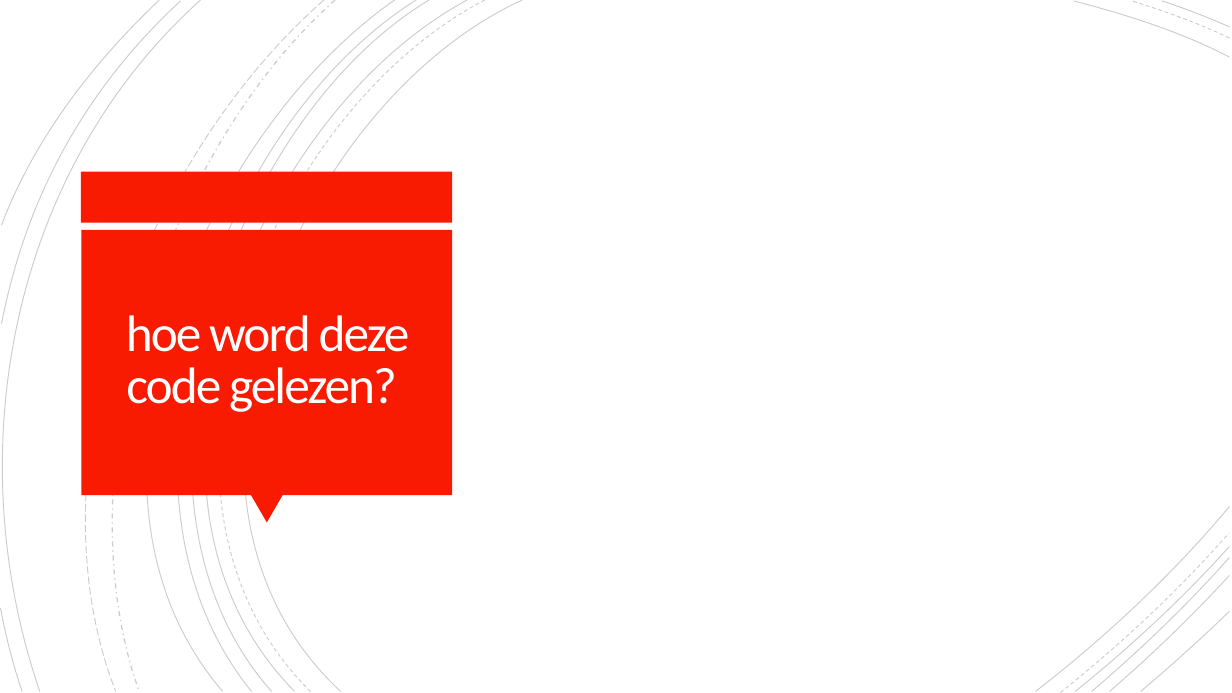
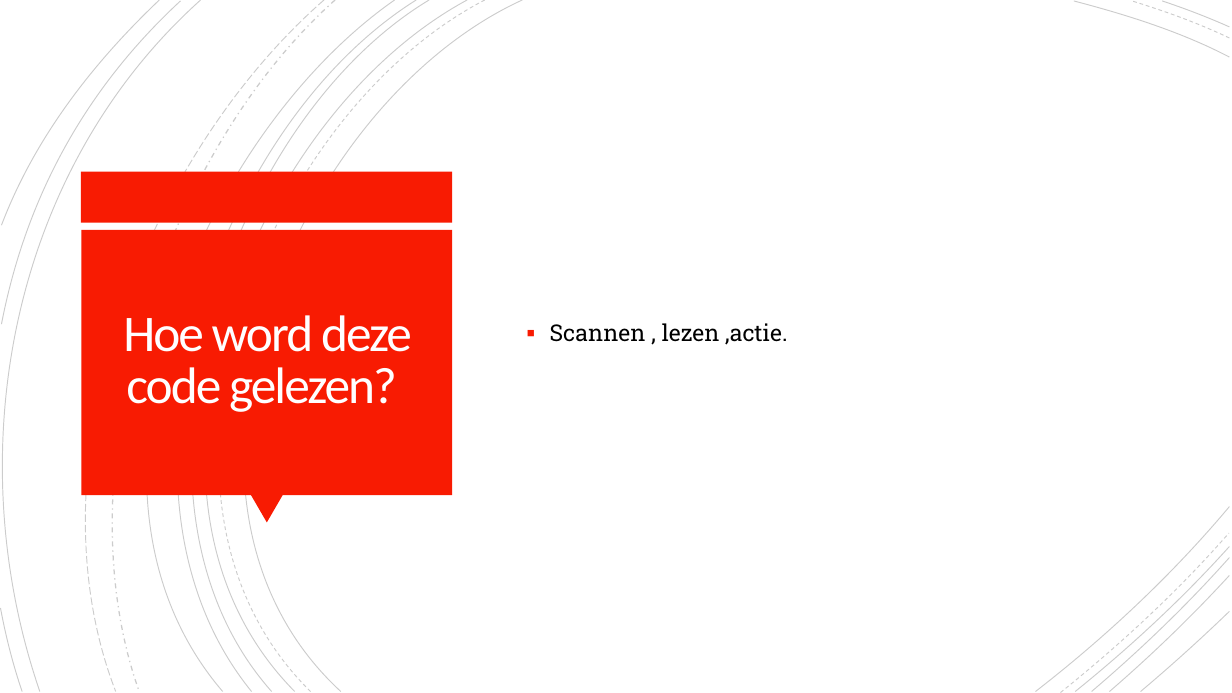
Before and after one commit to TomMertensPXL/Presentatie-IT-commSkills, a slide deck: slide 4 of Presentatie QR-code.pptx. Drawn at 1232x693 pixels with LibreOffice and Linux fonts; fonts in the diff are those of the drawing. Boxes give left, top, right and bottom in pixels: in the first picture for what was removed or moved away, otherwise in the second. Text is boxed around its words. In the diff, an @@ line names an element or a change of style, - is before the commit and + after.

```diff
--- a/Presentatie QR-code.pptx
+++ b/Presentatie QR-code.pptx
@@ title at box(123, 315, 412, 412): text changed @@
-hoe word deze code gelezen?
+Hoe word deze code gelezen?
@@ text added at box(550, 323, 787, 345), 18 pt, text #000000 @@
+▪ Scannen , lezen ,actie.
```
Also in this commit, not shown: 2 other slides changed, 1 slide added, 1 slide removed, 1 other file.
